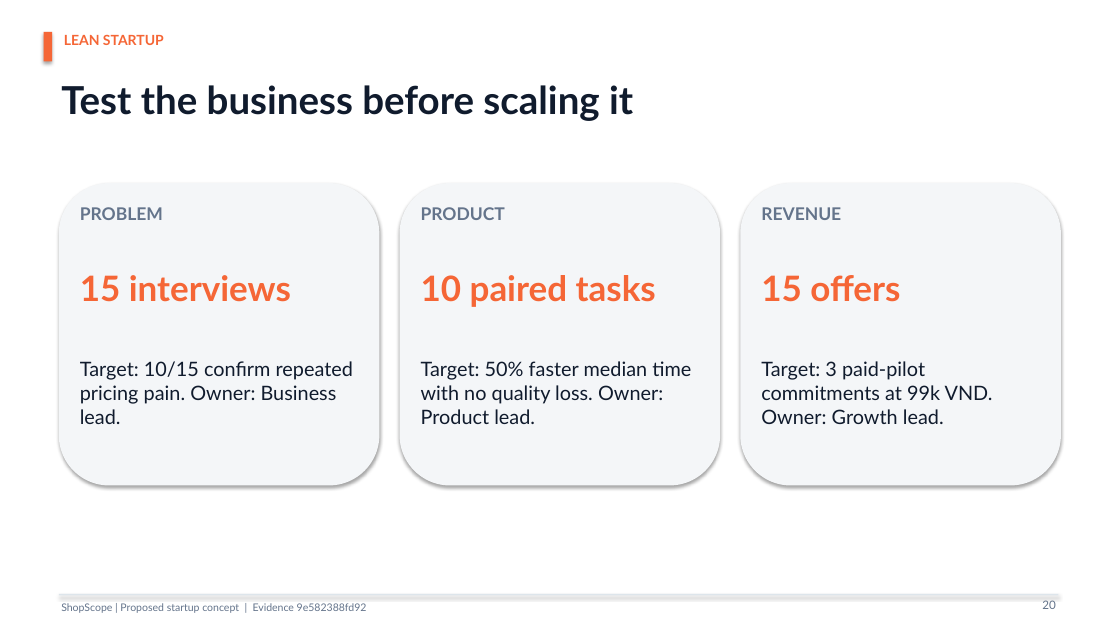
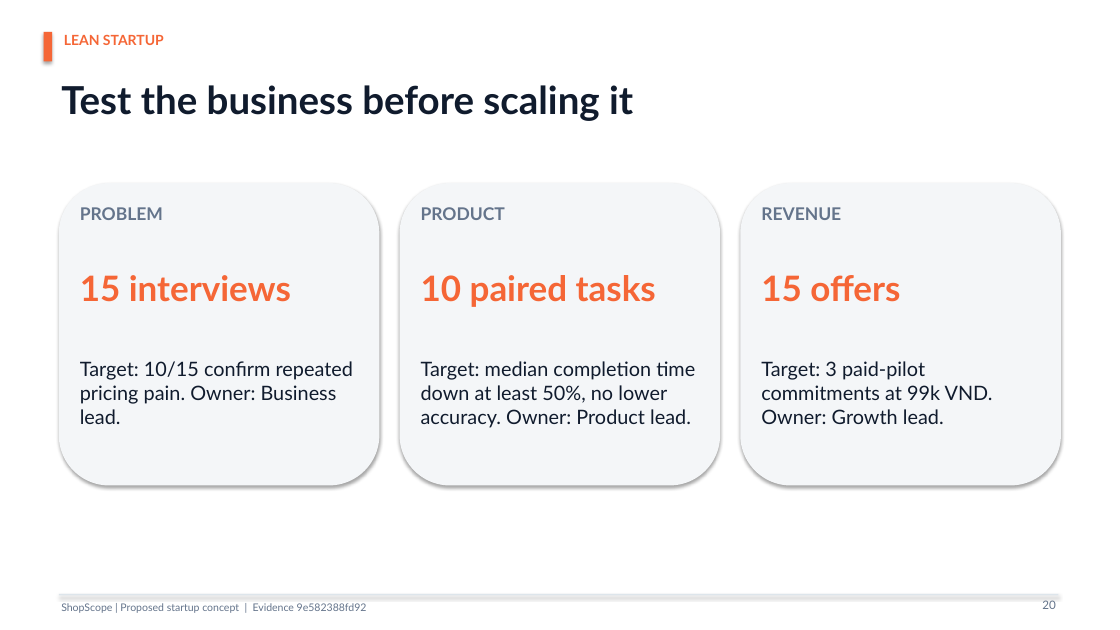
Before and after one commit to kien-test-hehe/data-entrepreneurship, a slide deck: slide 20 of reports/ShopScope_Startup_Pitch.pptx. Drawn at 1120x630 pixels with LibreOffice and Linux fonts; fonts in the diff are those of the drawing. Boxes give left, top, right and bottom in pixels: in the first picture for what was removed or moved away, otherwise in the second. Text is boxed around its words. In the diff, an @@ line names an element or a change of style, - is before the commit and + after.

```diff
--- a/reports/ShopScope_Startup_Pitch.pptx
+++ b/reports/ShopScope_Startup_Pitch.pptx
@@ text at [421, 361, 695, 428]: text changed @@
-Target: 50% faster median time with no quality loss. Owner: Product lead.
+Target: median completion time down at least 50%, no lower accuracy. Owner: Product lead.
```
Also in this commit, not shown: 8 other slides changed, 3 other files.
